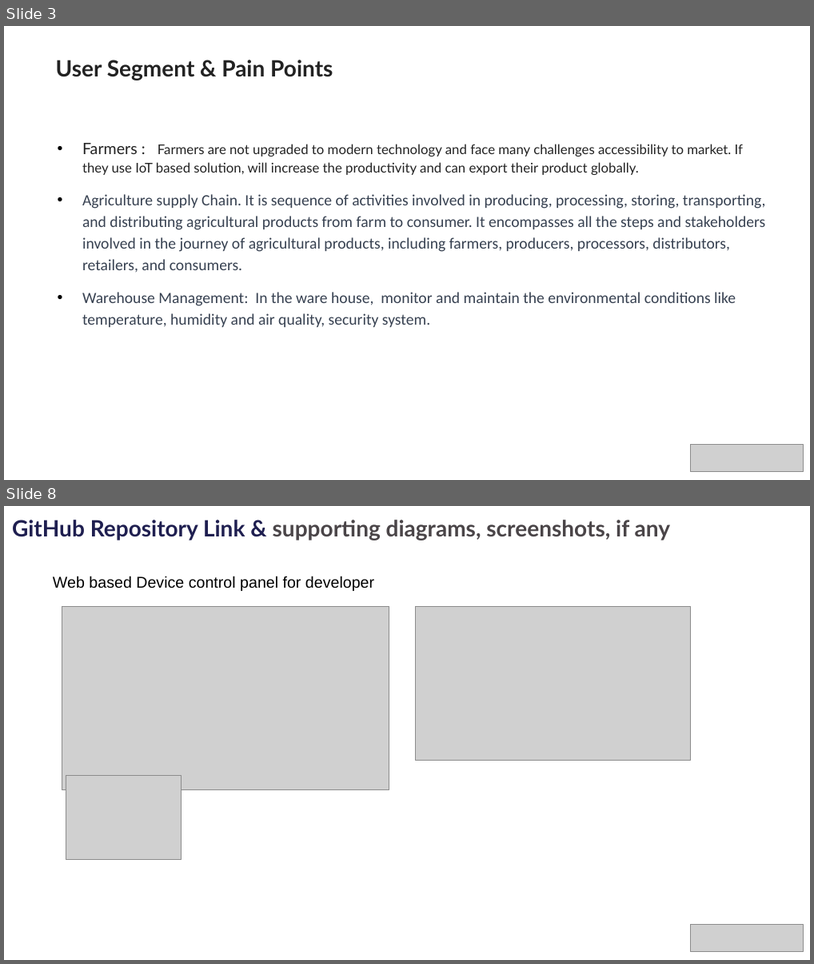
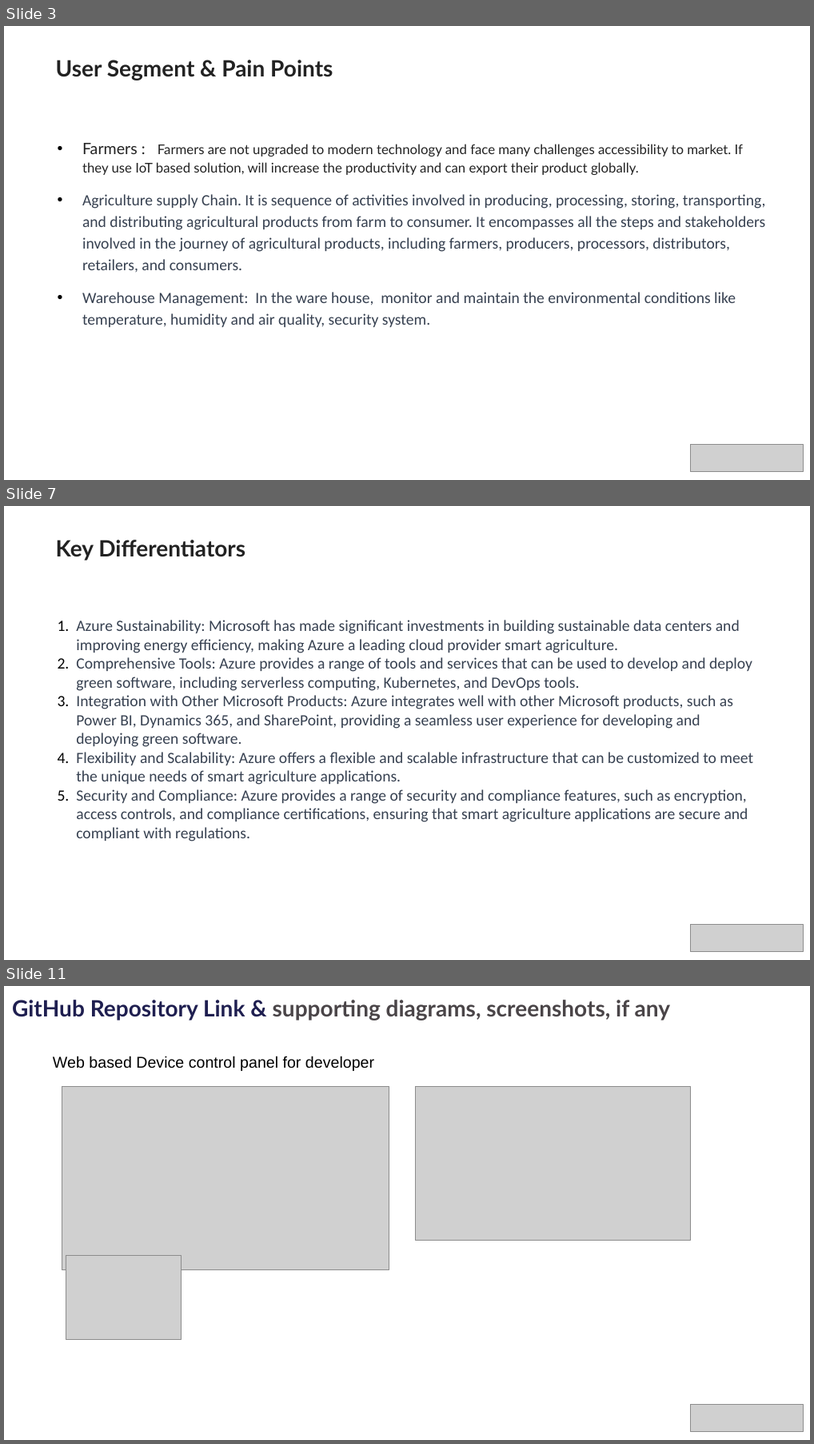
Before and after one commit to jbt1607/Sustainability-Hack, a slide deck: Idea/Smart Agriculture.pptx. Shown one above the other, each under a label of ours: slides 3 and 8 before the commit, slides 3, 7 and 11 after it; the slides between them are not shown. The pictures are 814x964 and 814x1444 pixels, drawn with LibreOffice and Linux fonts; fonts in the diff are those of the drawing; grey boxes stand for pictures; background and template pictures are left out. Boxes give left, top, right and bottom in pixels: in the first picture for what was removed or moved away, otherwise in the second. Text is boxed around its words. In the diff, an @@ line names an element or a change of style, - is before the commit and + after.

Commit message:
Smart Agriculture changes

```diff
--- a/Idea/Smart Agriculture.pptx
+++ b/Idea/Smart Agriculture.pptx
@@ slide 7 added at <box>4,506,810,960</box>, background #FFFFFF; not listed: 2 template elements that a slide beside it also shows @@
@@ title added at <box>56,540,246,560</box>, 20 pt, text #222222, bold @@
+Key Differentiators
@@ text added at <box>76,620,754,841</box>, 14 pt, text #374151 @@
+1. Azure Sustainability: Microsoft has made significant investments in building sustainable data centers and improving energy efficiency, making Azure a leading cloud provider smart agriculture.
+2. Comprehensive Tools: Azure provides a range of tools and services that can be used to develop and deploy green software, including serverless computing, Kubernetes, and DevOps tools.
+3. Integration with Other Microsoft Products: Azure integrates well with other Microsoft products, such as Power BI, Dynamics 365, and SharePoint, providing a seamless user experience for developing and deploying green software.
+4. Flexibility and Scalability: Azure offers a flexible and scalable infrastructure that can be customized to meet the unique needs of smart agriculture applications.
+5. Security and Compliance: Azure provides a range of security and compliance features, such as encryption, access controls, and compliance certifications, ensuring that smart agriculture applications are secure and compliant with regulations.
@@ picture added at <box>691,924,803,951</box> @@
@@ what was slide 8 is now slide 11 @@
```
Also in this commit, not shown: 4 slides changed, 3 other slides added, 1 slide removed, 1 other file.
